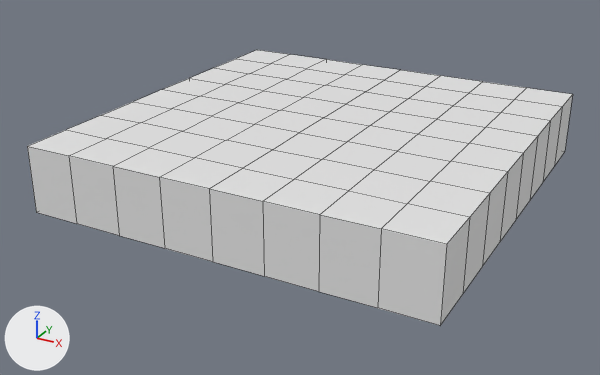
One commit to the FBX model LevelBuildingSidekick/Assets/ISI Lab/ExampleResources/Prototype/Meshes/Proto_Exterior_02/Full_Ground.fbx: the scene before it, then after it.
Before and after are seen from a 50 mm camera at (-1.31, -9.26, 2.52) aimed at (-4.1, -4.19, -0.02). Lighting does not change. The marker at lower left points along +X, +Y and +Z. Mesh edges are drawn as thin lines. Where no turn or scale is listed for an object, it has been applied to the vertices.

Names of what the first picture shows: 'Full_Ground'.
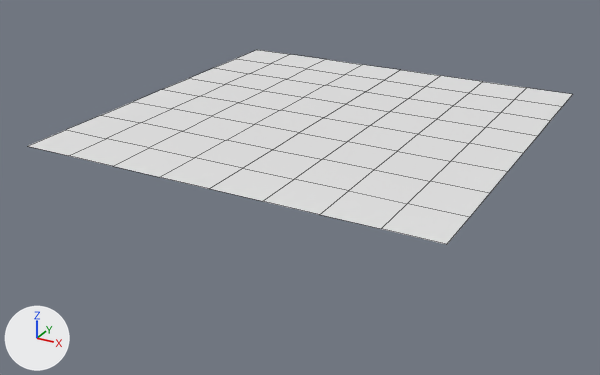
Pixel boxes (x1, y1, x2, y2) of what changed, in the pictures (600 x 375 px):
'Full_Ground', reshaped (30% shorter)
    before: (27, 50, 573, 326)
    after: (28, 50, 572, 244)
part 1 of me_plane_004, deleted
    before: (27, 94, 573, 326)

The change in detail:
me_plane_004 is used by ob_full_ground; location (-4.0, -4.0, 0.0).
me_plane_004 had 113 vertices, 96 faces and spanned x -1.5..1.5, y -1.5..1.5, z 0.0..0.5.
me_plane_004 now has 81 vertices, 64 faces and spans x -1.5..1.5, y -1.5..1.5, z 0.5.
Part 1, on me_plane_004:
32 vertices are removed from x -1.5..1.5, y -1.5..1.5, z 0.0.
32 faces are deleted.
